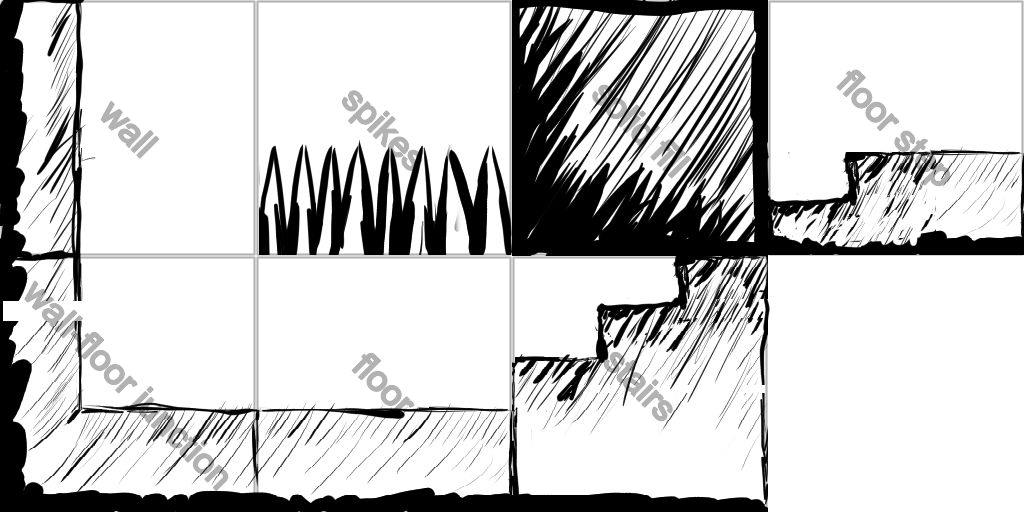
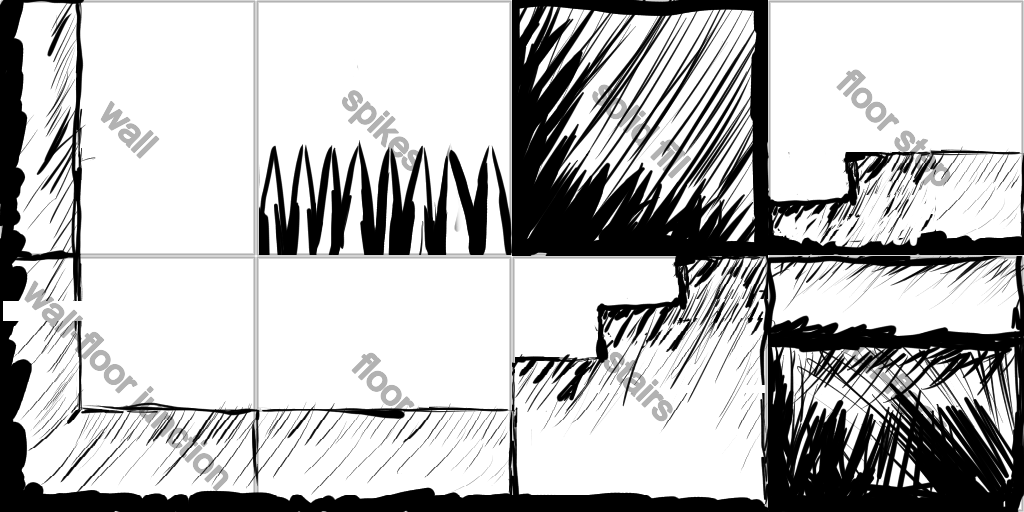
Two versions of the same layered image (1024×512). Layer-by-layer changes:
painted on "Paint Layer 1" over [356, 65, 1024, 512]
